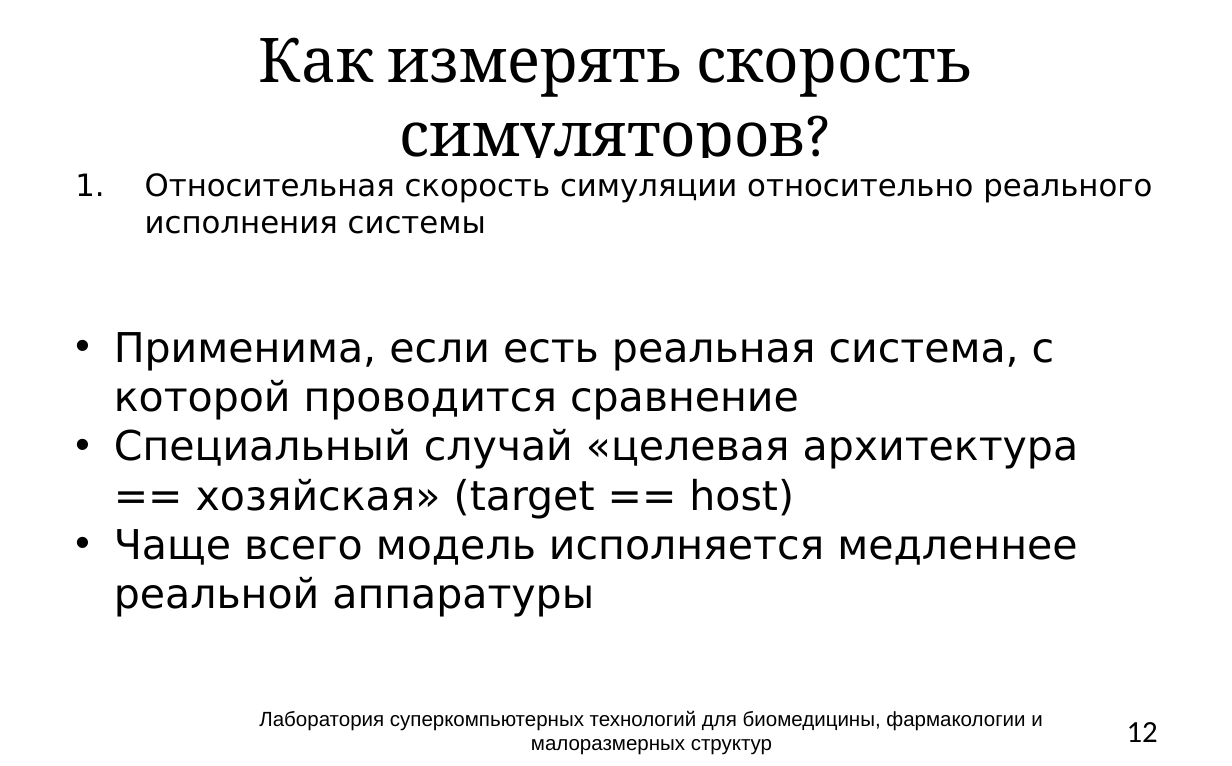
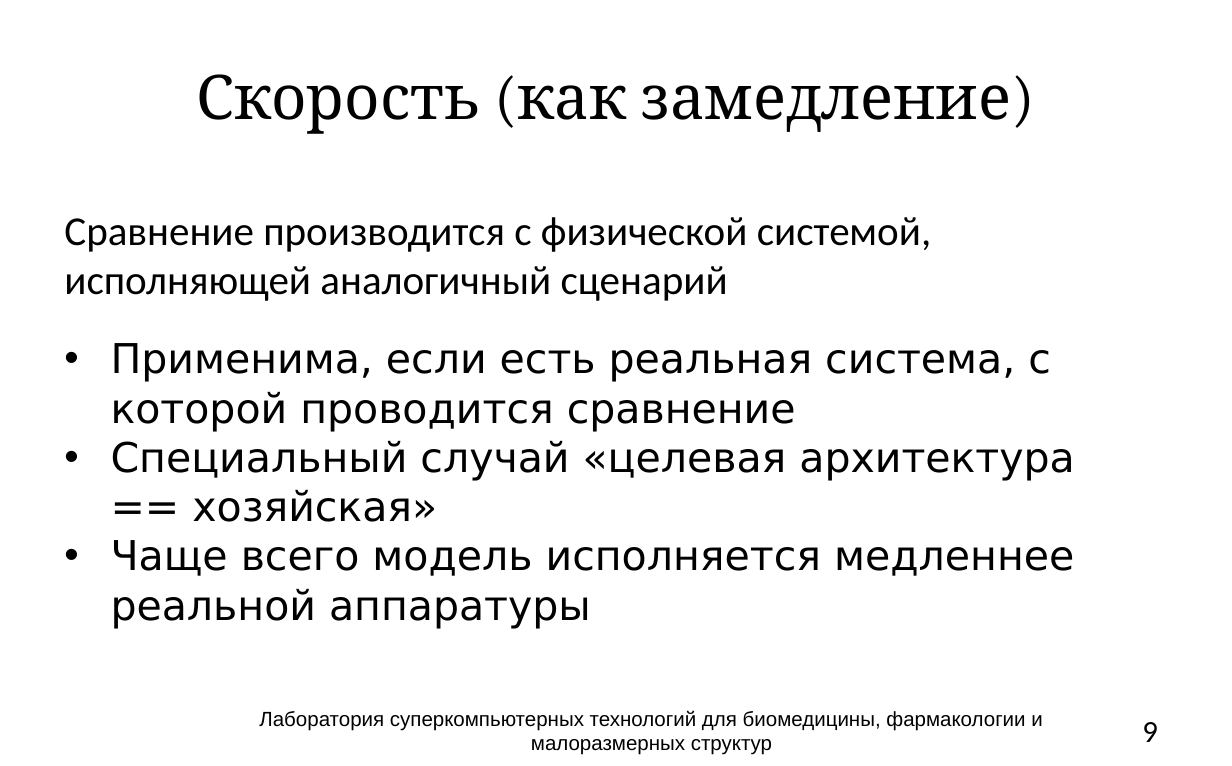
Before and after one commit to atakua/simlectures-archive, a slide deck: slide 9 of lecture02-what-to-simulate/lecture02-common-questions.pptx (slide 12 before the commit). Drawn at 1232x766 pixels with LibreOffice and Linux fonts; fonts in the diff are those of the drawing; background and template pictures are left out. Boxes give left, top, right and bottom in pixels: in the first picture for what was removed or moved away, otherwise in the second. Text is boxed around its words. In the diff, an @@ line names an element or a change of style, - is before the commit and + after.

```diff
--- a/lecture02-what-to-simulate/lecture02-common-questions.pptx
+++ b/lecture02-what-to-simulate/lecture02-common-questions.pptx
@@ title at (x1=197, y1=74, x2=1011, y2=134): text changed @@
-Как измерять скорость симуляторов?
+Скорость (как замедление)
@@ text removed at (x1=63, y1=160, x2=1190, y2=257) @@
-1. Относительная скорость симуляции относительно реального исполнения системы
@@ text added at (x1=64, y1=217, x2=931, y2=301), 24 pt, text #000000 @@
+Сравнение производится с физической системой, исполняющей аналогичный сценарий
@@ text "Применима, если есть реальная система, ..." moved from (x1=63, y1=315, x2=1170, y2=623) to (x1=111, y1=343, x2=1074, y2=629) @@
@@ text "Применима, если есть реальная система, ..." at (x1=111, y1=343, x2=1074, y2=629): fill #FFFFFF to none; outline #FFFFFF 2.01 pt to none @@
@@ text at (x1=111, y1=343, x2=1074, y2=629): indent changed @@
@@ text at (x1=111, y1=440, x2=1074, y2=522): text changed @@
-• Специальный случай «целевая архитектура == хозяйская» (target == host)
+• Специальный случай «целевая архитектура == хозяйская»
@@ page number at (x1=1142, y1=722, x2=1158, y2=742): text changed @@
-12
+9
```
Also in this commit, not shown: 15 other slides changed, 1 slide added, 4 slides removed, 1 other file.
